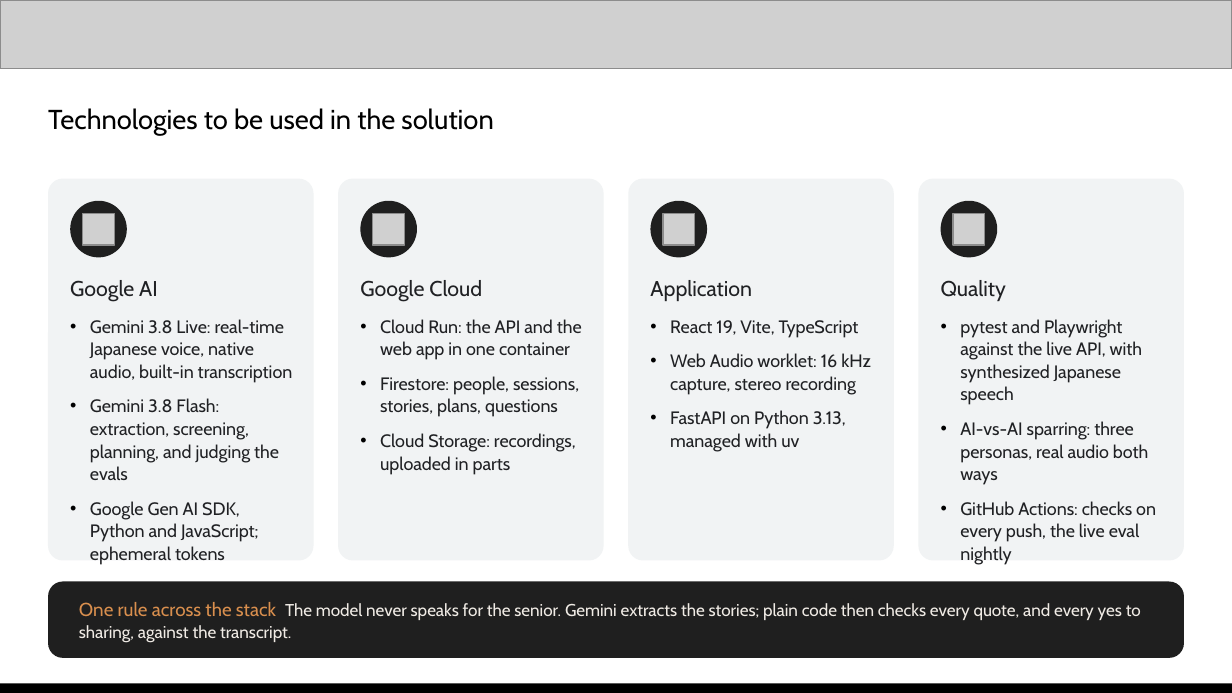
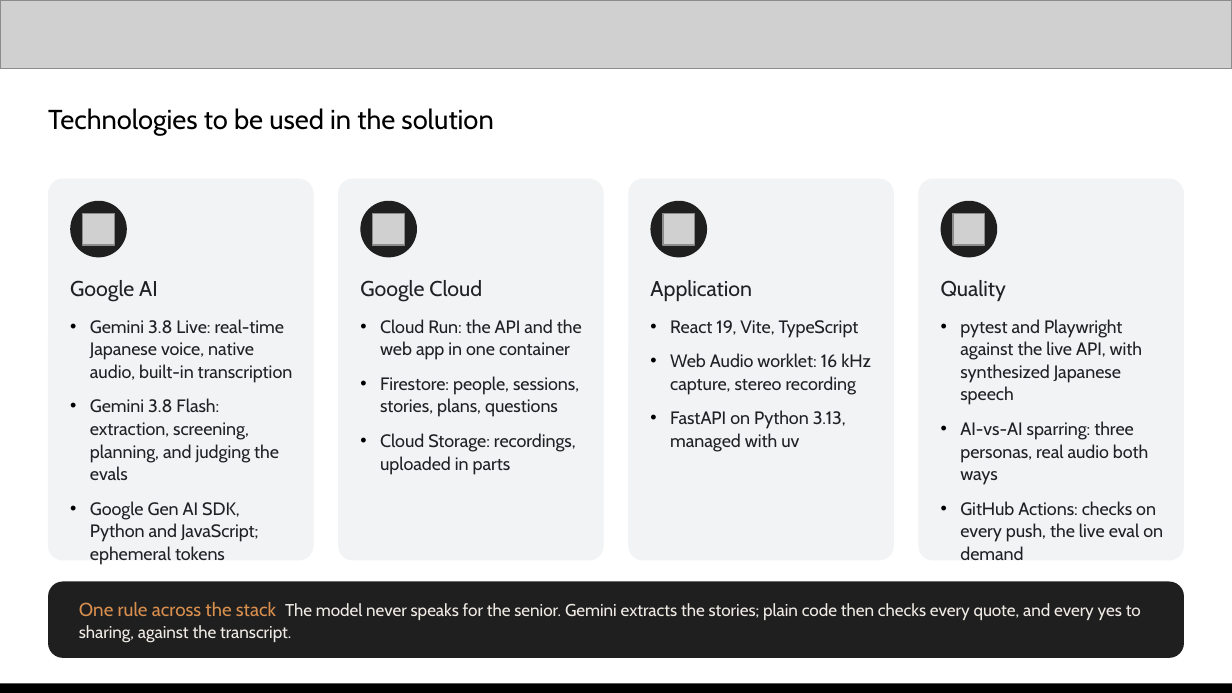
Before and after one commit to kaseovo/kataribe, a slide deck: slide 8 of docs/demo/kataribe-pitch-deck.pptx. Drawn at 1232x693 pixels with LibreOffice and Linux fonts; fonts in the diff are those of the drawing; grey boxes stand for pictures. Boxes give left, top, right and bottom in pixels: in the first picture for what was removed or moved away, otherwise in the second. Text is boxed around its words. In the diff, an @@ line names an element or a change of style, - is before the commit and + after.

```diff
--- a/docs/demo/kataribe-pitch-deck.pptx
+++ b/docs/demo/kataribe-pitch-deck.pptx
@@ text at <box>960,501,1163,560</box>: text changed @@
-• GitHub Actions: checks on every push, the live eval nightly
+• GitHub Actions: checks on every push, the live eval on demand
```
Also in this commit, not shown: 1 other slide changed, 6 other files.
